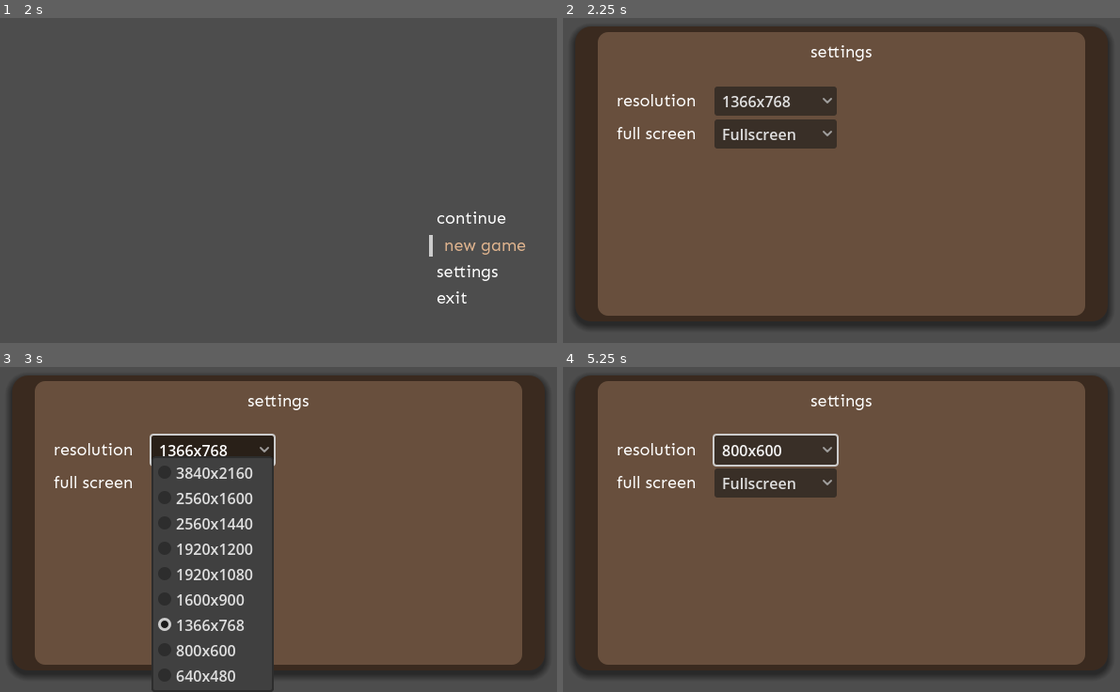
Above: before the commit, frames 1-4 (two rows, left to right).
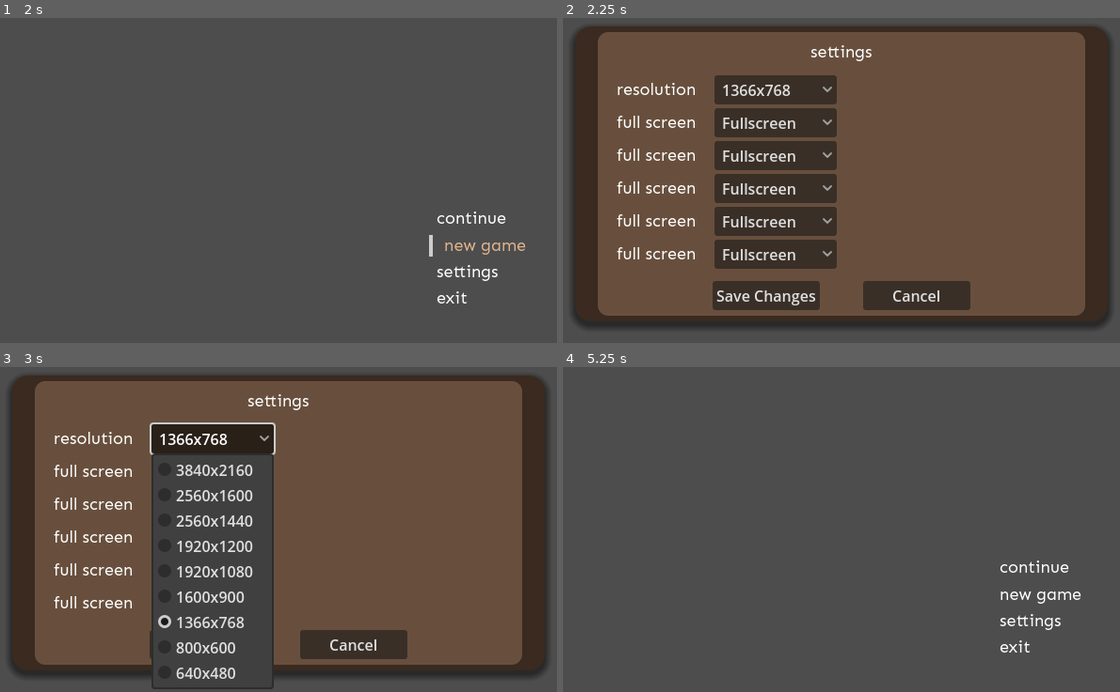
Above: after the commit, the same moments.

Repository: Jon-Alc/Settings-Demo
Game: Godot game, scene res://nodes/scenes/startup.tscn
Same seed, same stepped clock (60 frames per second), same inputs: the game is played once before the commit and once after it.
Inputs (mouse positions are in pixels of both pictures, inside the frame that each line leads up to):
- Up to frame 1 (2 s): tap Enter at 0.5 s; move the mouse to (467, 219) at 0.52 s; press the mouse at (467, 219) at 0.53 s; tap Space at 1.25 s; move the mouse to (473, 245) at 1.27 s; release the mouse at (473, 245) at 1.28 s; click (473, 245) at 1.35 s
- Up to frame 2 (2.25 s): tap Enter at 2 s; move the mouse to (1025, 271) at 2.02 s; press the mouse at (1025, 271) at 2.03 s
- Up to frame 3 (3 s): release the mouse at (462, 620) at 2.75 s; click "1366x768" at 2.75 s
- Up to frame 4 (5.25 s): click (763, 643) at 3.5 s, where only the run after the commit has a clickable "Save Changes"; click "800x600" at 4.25 s; click (919, 643) at 5 s, where only the run after the commit has a clickable "Cancel"

Frame 1 is identical in both runs. In frame 2, 15% of the frame differs, in the area x 9-74%, y 17-90%; in frame 3, 7.6%; in frame 4, 89%, in the area x 1-99%, y 2-96%.

Commit message:
Able to close Settings panel

Diff:
--- /dev/null
+++ b/nodes/components/settings.tscn
@@ -0,0 +1,308 @@
+[gd_scene load_steps=4 format=3 uid="uid://gps0q53nkf22"]
+
+[ext_resource type="Theme" uid="uid://n7wrhx8vdlqp" path="res://ui/themes/settings.tres" id="1_kynh7"]
+[ext_resource type="Script" uid="uid://b4gffn507f1ou" path="res://scripts/components/settings.gd" id="1_x5tc2"]
+[ext_resource type="Theme" uid="uid://bsdwm2mbwpfuu" path="res://ui/themes/default_font.tres" id="2_kynh7"]
+
+[node name="Settings" type="Control"]
+layout_mode = 3
+anchors_preset = 15
+anchor_right = 1.0
+anchor_bottom = 1.0
+grow_horizontal = 2
+grow_vertical = 2
+script = ExtResource("1_x5tc2")
+
+[node name="OptionsContainer" type="Panel" parent="."]
+layout_mode = 2
+offset_left = 37.0
+offset_top = 23.0
+offset_right = 603.0
+offset_bottom = 337.0
+grow_horizontal = 2
+grow_vertical = 2
+theme = ExtResource("1_kynh7")
+
+[node name="SettingsLabel" type="Label" parent="OptionsContainer"]
+layout_mode = 2
+offset_left = 250.0
+offset_top = 16.0
+offset_right = 316.0
+offset_bottom = 38.0
+grow_horizontal = 2
+size_flags_horizontal = 4
+size_flags_vertical = 0
+theme = ExtResource("2_kynh7")
+text = "settings"
+
+[node name="GridContainer" type="GridContainer" parent="OptionsContainer"]
+layout_mode = 1
+anchors_preset = 7
+anchor_left = 0.5
+anchor_top = 1.0
+anchor_right = 0.5
+anchor_bottom = 1.0
+offset_left = -242.0
+offset_top = -262.0
+offset_right = 242.0
+offset_bottom = -56.0
+grow_horizontal = 2
+grow_vertical = 0
+columns = 2
+
+[node name="Item1" type="CenterContainer" parent="OptionsContainer/GridContainer"]
+custom_minimum_size = Vector2(240, 0)
+layout_mode = 2
+
+[node name="HBoxContainer" type="HBoxContainer" parent="OptionsContainer/GridContainer/Item1"]
+custom_minimum_size = Vector2(230, 0)
+layout_mode = 2
+
+[node name="SettingsLabel" type="Label" parent="OptionsContainer/GridContainer/Item1/HBoxContainer"]
+custom_minimum_size = Vector2(100, 0)
+layout_mode = 2
+size_flags_horizontal = 6
+theme = ExtResource("2_kynh7")
+theme_override_font_sizes/font_size = 18
+text = "resolution"
+
+[node name="OptionButton" type="OptionButton" parent="OptionsContainer/GridContainer/Item1/HBoxContainer"]
+custom_minimum_size = Vector2(130, 0)
+layout_mode = 2
+size_flags_horizontal = 6
+clip_text = true
+selected = 6
+fit_to_longest_item = false
+item_count = 9
+popup/item_0/text = "3840x2160"
+popup/item_0/id = 0
+popup/item_1/text = "2560x1600"
+popup/item_1/id = 1
+popup/item_2/text = "2560x1440"
+popup/item_2/id = 2
+popup/item_3/text = "1920x1200"
+popup/item_3/id = 3
+popup/item_4/text = "1920x1080"
+popup/item_4/id = 4
+popup/item_5/text = "1600x900"
+popup/item_5/id = 5
+popup/item_6/text = "1366x768"
+popup/item_6/id = 6
+popup/item_7/text = "800x600"
+popup/item_7/id = 7
+popup/item_8/text = "640x480"
+popup/item_8/id = 8
+
+[node name="Item2" type="Control" parent="OptionsContainer/GridContainer"]
+custom_minimum_size = Vector2(240, 0)
+layout_mode = 2
+
+[node name="Item3" type="CenterContainer" parent="OptionsContainer/GridContainer"]
+custom_minimum_size = Vector2(240, 0)
+layout_mode = 2
+
+[node name="HBoxContainer" type="HBoxContainer" parent="OptionsContainer/GridContainer/Item3"]
+custom_minimum_size = Vector2(230, 0)
+layout_mode = 2
+
+[node name="FullScreenLabel" type="Label" parent="OptionsContainer/GridContainer/Item3/HBoxContainer"]
+custom_minimum_size = Vector2(100, 0)
+layout_mode = 2
+size_flags_horizontal = 6
+theme = ExtResource("2_kynh7")
+theme_override_font_sizes/font_size = 18
+text = "full screen"
+
+[node name="OptionButton" type="OptionButton" parent="OptionsContainer/GridContainer/Item3/HBoxContainer"]
+custom_minimum_size = Vector2(130, 0)
+layout_mode = 2
+size_flags_horizontal = 6
+clip_text = true
+selected = 0
+fit_to_longest_item = false
+item_count = 3
+popup/item_0/text = "Fullscreen"
+popup/item_0/id = 0
+popup/item_1/text = "Windowed"
+popup/item_1/id = 1
+popup/item_2/text = "Borderless Windowed"
+popup/item_2/id = 2
+
+[node name="Item4" type="Control" parent="OptionsContainer/GridContainer"]
+custom_minimum_size = Vector2(240, 0)
+layout_mode = 2
+
+[node name="Item5" type="CenterContainer" parent="OptionsContainer/GridContainer"]
+custom_minimum_size = Vector2(240, 0)
+layout_mode = 2
+
+[node name="HBoxContainer" type="HBoxContainer" parent="OptionsContainer/GridContainer/Item5"]
+custom_minimum_size = Vector2(230, 0)
+layout_mode = 2
+
+[node name="FullScreenLabel" type="Label" parent="OptionsContainer/GridContainer/Item5/HBoxContainer"]
+custom_minimum_size = Vector2(100, 0)
+layout_mode = 2
+size_flags_horizontal = 6
+theme = ExtResource("2_kynh7")
+theme_override_font_sizes/font_size = 18
+text = "full screen"
+
+[node name="OptionButton" type="OptionButton" parent="OptionsContainer/GridContainer/Item5/HBoxContainer"]
+custom_minimum_size = Vector2(130, 0)
+layout_mode = 2
+size_flags_horizontal = 6
+clip_text = true
+selected = 0
+fit_to_longest_item = false
+item_count = 3
+popup/item_0/text = "Fullscreen"
+popup/item_0/id = 0
+popup/item_1/text = "Windowed"
+popup/item_1/id = 1
+popup/item_2/text = "Borderless Windowed"
+popup/item_2/id = 2
+
+[node name="Item6" type="Control" parent="OptionsContainer/GridContainer"]
+custom_minimum_size = Vector2(240, 0)
+layout_mode = 2
+
+[node name="Item7" type="CenterContainer" parent="OptionsContainer/GridContainer"]
+custom_minimum_size = Vector2(240, 0)
+layout_mode = 2
+
+[node name="HBoxContainer" type="HBoxContainer" parent="OptionsContainer/GridContainer/Item7"]
+custom_minimum_size = Vector2(230, 0)
+layout_mode = 2
+
+[node name="FullScreenLabel" type="Label" parent="OptionsContainer/GridContainer/Item7/HBoxContainer"]
+custom_minimum_size = Vector2(100, 0)
+layout_mode = 2
+size_flags_horizontal = 6
+theme = ExtResource("2_kynh7")
+theme_override_font_sizes/font_size = 18
+text = "full screen"
+
+[node name="OptionButton" type="OptionButton" parent="OptionsContainer/GridContainer/Item7/HBoxContainer"]
+custom_minimum_size = Vector2(130, 0)
+layout_mode = 2
+size_flags_horizontal = 6
+clip_text = true
+selected = 0
+fit_to_longest_item = false
+item_count = 3
+popup/item_0/text = "Fullscreen"
+popup/item_0/id = 0
+popup/item_1/text = "Windowed"
+popup/item_1/id = 1
+popup/item_2/text = "Borderless Windowed"
+popup/item_2/id = 2
+
+[node name="Item8" type="Control" parent="OptionsContainer/GridContainer"]
+custom_minimum_size = Vector2(240, 0)
+layout_mode = 2
+
+[node name="Item9" type="CenterContainer" parent="OptionsContainer/GridContainer"]
+custom_minimum_size = Vector2(240, 0)
+layout_mode = 2
+
+[node name="HBoxContainer" type="HBoxContainer" parent="OptionsContainer/GridContainer/Item9"]
+custom_minimum_size = Vector2(230, 0)
+layout_mode = 2
+
+[node name="FullScreenLabel" type="Label" parent="OptionsContainer/GridContainer/Item9/HBoxContainer"]
+custom_minimum_size = Vector2(100, 0)
+layout_mode = 2
+size_flags_horizontal = 6
+theme = ExtResource("2_kynh7")
+theme_override_font_sizes/font_size = 18
+text = "full screen"
+
+[node name="OptionButton" type="OptionButton" parent="OptionsContainer/GridContainer/Item9/HBoxContainer"]
+custom_minimum_size = Vector2(130, 0)
+layout_mode = 2
+size_flags_horizontal = 6
+clip_text = true
+selected = 0
+fit_to_longest_item = false
+item_count = 3
+popup/item_0/text = "Fullscreen"
+popup/item_0/id = 0
+popup/item_1/text = "Windowed"
+popup/item_1/id = 1
+popup/item_2/text = "Borderless Windowed"
+popup/item_2/id = 2
+
+[node name="Item10" type="Control" parent="OptionsContainer/GridContainer"]
+custom_minimum_size = Vector2(240, 0)
+layout_mode = 2
+
+[node name="Item11" type="CenterContainer" parent="OptionsContainer/GridContainer"]
+custom_minimum_size = Vector2(240, 0)
+layout_mode = 2
+
+[node name="HBoxContainer" type="HBoxContainer" parent="OptionsContainer/GridContainer/Item11"]
+custom_minimum_size = Vector2(230, 0)
+layout_mode = 2
+
+[node name="FullScreenLabel" type="Label" parent="OptionsContainer/GridContainer/Item11/HBoxContainer"]
+custom_minimum_size = Vector2(100, 0)
+layout_mode = 2
+size_flags_horizontal = 6
+theme = ExtResource("2_kynh7")
+theme_override_font_sizes/font_size = 18
+text = "full screen"
+
+[node name="OptionButton" type="OptionButton" parent="OptionsContainer/GridContainer/Item11/HBoxContainer"]
+custom_minimum_size = Vector2(130, 0)
+layout_mode = 2
+size_flags_horizontal = 6
+clip_text = true
+selected = 0
+fit_to_longest_item = false
+item_count = 3
+popup/item_0/text = "Fullscreen"
+popup/item_0/id = 0
+popup/item_1/text = "Windowed"
+popup/item_1/id = 1
+popup/item_2/text = "Borderless Windowed"
+popup/item_2/id = 2
+
+[node name="Item12" type="Control" parent="OptionsContainer/GridContainer"]
+custom_minimum_size = Vector2(240, 0)
+layout_mode = 2
+
+[node name="SaveChangesButton" type="Button" parent="OptionsContainer"]
+unique_name_in_owner = true
+layout_mode = 1
+anchors_preset = 7
+anchor_left = 0.5
+anchor_top = 1.0
+anchor_right = 0.5
+anchor_bottom = 1.0
+offset_left = -137.0
+offset_top = -43.0
+offset_right = -23.0
+offset_bottom = -12.0
+grow_horizontal = 2
+grow_vertical = 0
+text = "Save Changes"
+
+[node name="CancelButton" type="Button" parent="OptionsContainer"]
+unique_name_in_owner = true
+layout_mode = 1
+anchors_preset = 7
+anchor_left = 0.5
+anchor_top = 1.0
+anchor_right = 0.5
+anchor_bottom = 1.0
+offset_left = 23.0
+offset_top = -43.0
+offset_right = 137.0
+offset_bottom = -12.0
+grow_horizontal = 2
+grow_vertical = 0
+text = "Cancel"
+
+[connection signal="pressed" from="OptionsContainer/SaveChangesButton" to="." method="_on_save_changes_button_pressed"]
+[connection signal="pressed" from="OptionsContainer/CancelButton" to="." method="_on_cancel_button_pressed"]
--- a/nodes/scenes/settings.tscn
+++ /dev/null
@@ -1,131 +0,0 @@
-[gd_scene load_steps=3 format=3 uid="uid://gps0q53nkf22"]
-
-[ext_resource type="Theme" uid="uid://n7wrhx8vdlqp" path="res://ui/themes/settings.tres" id="1_kynh7"]
-[ext_resource type="Theme" uid="uid://bsdwm2mbwpfuu" path="res://ui/themes/default_font.tres" id="2_kynh7"]
-
-[node name="Settings" type="Control"]
-layout_mode = 3
-anchors_preset = 15
-anchor_right = 1.0
-anchor_bottom = 1.0
-grow_horizontal = 2
-grow_vertical = 2
-
-[node name="OptionsContainer" type="Panel" parent="."]
-layout_mode = 2
-offset_left = 37.0
-offset_top = 23.0
-offset_right = 603.0
-offset_bottom = 337.0
-grow_horizontal = 2
-grow_vertical = 2
-theme = ExtResource("1_kynh7")
-
-[node name="SettingsLabel" type="Label" parent="OptionsContainer"]
-layout_mode = 2
-offset_left = 250.0
-offset_top = 16.0
-offset_right = 316.0
-offset_bottom = 38.0
-grow_horizontal = 2
-size_flags_horizontal = 4
-size_flags_vertical = 0
-theme = ExtResource("2_kynh7")
-text = "settings"
-
-[node name="GridContainer" type="GridContainer" parent="OptionsContainer"]
-layout_mode = 1
-anchors_preset = 7
-anchor_left = 0.5
-anchor_top = 1.0
-anchor_right = 0.5
-anchor_bottom = 1.0
-offset_left = -242.0
-offset_top = -250.0
-offset_right = 242.0
-offset_bottom = -10.0
-grow_horizontal = 2
-grow_vertical = 0
-columns = 2
-
-[node name="Item1" type="CenterContainer" parent="OptionsContainer/GridContainer"]
-custom_minimum_size = Vector2(240, 0)
-layout_mode = 2
-
-[node name="HBoxContainer" type="HBoxContainer" parent="OptionsContainer/GridContainer/Item1"]
-custom_minimum_size = Vector2(230, 0)
-layout_mode = 2
-
-[node name="SettingsLabel" type="Label" parent="OptionsContainer/GridContainer/Item1/HBoxContainer"]
-custom_minimum_size = Vector2(100, 0)
-layout_mode = 2
-size_flags_horizontal = 6
-theme = ExtResource("2_kynh7")
-theme_override_font_sizes/font_size = 18
-text = "resolution"
-
-[node name="OptionButton" type="OptionButton" parent="OptionsContainer/GridContainer/Item1/HBoxContainer"]
-custom_minimum_size = Vector2(130, 0)
-layout_mode = 2
-size_flags_horizontal = 6
-clip_text = true
-selected = 6
-fit_to_longest_item = false
-item_count = 9
-popup/item_0/text = "3840x2160"
-popup/item_0/id = 0
-popup/item_1/text = "2560x1600"
-popup/item_1/id = 1
-popup/item_2/text = "2560x1440"
-popup/item_2/id = 2
-popup/item_3/text = "1920x1200"
-popup/item_3/id = 3
-popup/item_4/text = "1920x1080"
-popup/item_4/id = 4
-popup/item_5/text = "1600x900"
-popup/item_5/id = 5
-popup/item_6/text = "1366x768"
-popup/item_6/id = 6
-popup/item_7/text = "800x600"
-popup/item_7/id = 7
-popup/item_8/text = "640x480"
-popup/item_8/id = 8
-
-[node name="Item2" type="Control" parent="OptionsContainer/GridContainer"]
-custom_minimum_size = Vector2(240, 0)
-layout_mode = 2
-
-[node name="Item3" type="CenterContainer" parent="OptionsContainer/GridContainer"]
-custom_minimum_size = Vector2(240, 0)
-layout_mode = 2
-
-[node name="HBoxContainer" type="HBoxContainer" parent="OptionsContainer/GridContainer/Item3"]
-custom_minimum_size = Vector2(230, 0)
-layout_mode = 2
-
-[node name="FullScreenLabel" type="Label" parent="OptionsContainer/GridContainer/Item3/HBoxContainer"]
-custom_minimum_size = Vector2(100, 0)
-layout_mode = 2
-size_flags_horizontal = 6
-theme = ExtResource("2_kynh7")
-theme_override_font_sizes/font_size = 18
-text = "full screen"
-
-[node name="OptionButton" type="OptionButton" parent="OptionsContainer/GridContainer/Item3/HBoxContainer"]
-custom_minimum_size = Vector2(130, 0)
-layout_mode = 2
-size_flags_horizontal = 6
-clip_text = true
-selected = 0
-fit_to_longest_item = false
-item_count = 3
-popup/item_0/text = "Fullscreen"
-popup/item_0/id = 0
-popup/item_1/text = "Windowed"
-popup/item_1/id = 1
-popup/item_2/text = "Borderless Windowed"
-popup/item_2/id = 2
-
-[node name="Item4" type="Control" parent="OptionsContainer/GridContainer"]
-custom_minimum_size = Vector2(240, 0)
-layout_mode = 2
--- a/nodes/scenes/startup.tscn
+++ b/nodes/scenes/startup.tscn
@@ -2,7 +2,7 @@
 
 [ext_resource type="Script" uid="uid://crfl23673fd1c" path="res://scripts/scenes/startup.gd" id="1_dsb71"]
 [ext_resource type="PackedScene" uid="uid://whhj017wq32w" path="res://nodes/components/main_menu.tscn" id="1_qa1fs"]
-[ext_resource type="PackedScene" uid="uid://gps0q53nkf22" path="res://nodes/scenes/settings.tscn" id="2_wwocq"]
+[ext_resource type="PackedScene" uid="uid://gps0q53nkf22" path="res://nodes/components/settings.tscn" id="2_wwocq"]
 
 [node name="Startup" type="Node2D"]
 script = ExtResource("1_dsb71")
--- a/scripts/autoloads/global_events.gd
+++ b/scripts/autoloads/global_events.gd
@@ -2,3 +2,4 @@
 
 # main menu signals
 signal MainMenuLabelClicked(label_id)
+signal SettingsSaveChangesClicked()
--- /dev/null
+++ b/scripts/components/settings.gd
@@ -0,0 +1,12 @@
+extends Control
+
+@onready var settings: Control = $"."
+
+
+func _on_save_changes_button_pressed() -> void:
+	GlobalEvents.SettingsSaveChangesClicked.emit()
+	settings.visible = false
+
+
+func _on_cancel_button_pressed() -> void:
+	settings.visible = false
--- a/scripts/scenes/startup.gd
+++ b/scripts/scenes/startup.gd
@@ -11,5 +11,4 @@
 func on_main_menu_label_clicked(label_id):
 	match label_id:
 		GlobalEnums.MainMenuButtonID.SETTINGS:
-			main_menu.visible = false
 			settings.visible = true
Not shown, added: scripts/components/settings.gd.uid
